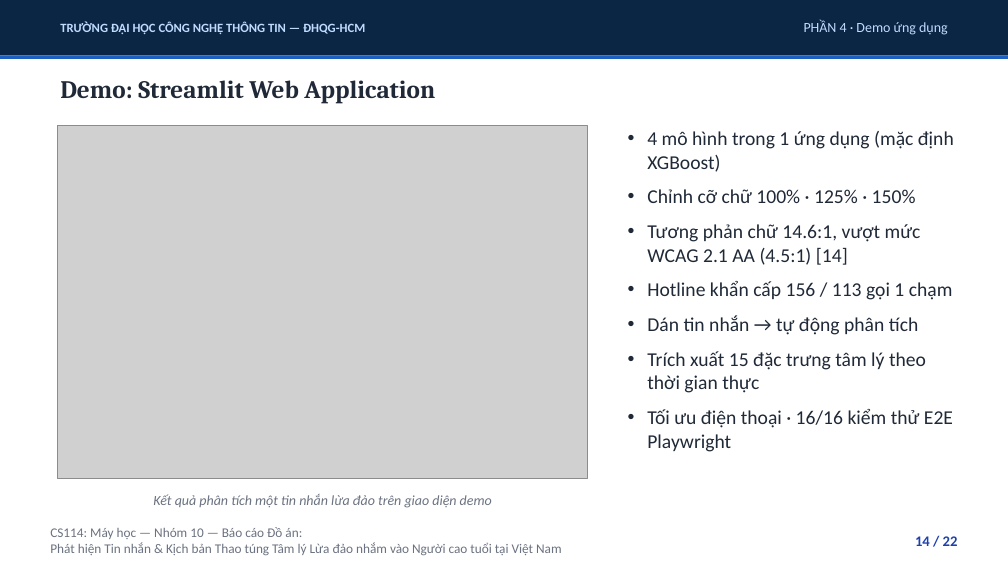
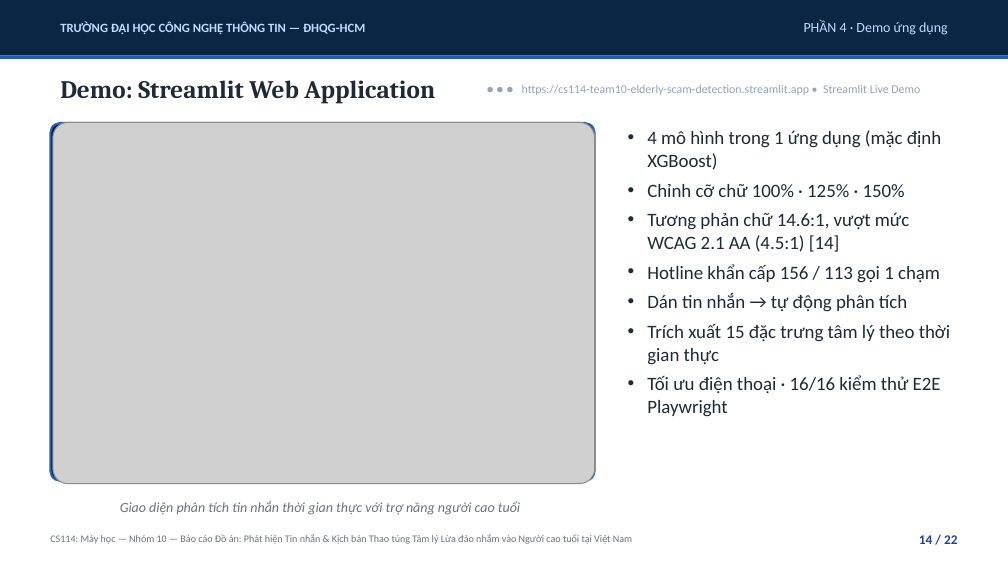
Before and after one commit to uit-25730067-chithanh/CS114-Team10-Elderly-Scam-Detection, a slide deck: slide 14 of draft/scam-detection/reports/slides/phase09_presentation.pptx. Drawn at 1008x567 pixels with LibreOffice and Linux fonts; fonts in the diff are those of the drawing; grey boxes stand for pictures. Boxes give left, top, right and bottom in pixels: in the first picture for what was removed or moved away, otherwise in the second. Text is boxed around its words. In the diff, an @@ line names an element or a change of style, - is before the commit and + after.

Commit message:
feat(phase09): finalize slide presentation layout and export official pptx and pdf
- Refine Slide 1 layout with resized logo, natural semantic line breaks, and balanced attribution rhythm
- Update section divider titles (Slide 5, 9, 13, 15, 19) to clean single-line titles
- Adjust Slide 12 SHAP bounding boxes and add official figure caption
- Tune Slide 14 demo application feature bullet spacing and typography
- Export finalized PPTX and PDF deliverables after manual adjustments

```diff
--- a/draft/scam-detection/reports/slides/phase09_presentation.pptx
+++ b/draft/scam-detection/reports/slides/phase09_presentation.pptx
@@ text added at (x1=522, y1=85, x2=920, y2=95), 8.5 pt, text #94A3B8 @@
+● ● ● https://cs114-team10-elderly-scam-detection.streamlit.app • Streamlit Live Demo
@@ rounded rectangle added at (x1=50, y1=123, x2=595, y2=481), fill #0F172A, outline #1E5FC2 1.5 pt @@
@@ picture resized from (x1=57, y1=126, x2=587, y2=479) to (x1=52, y1=122, x2=595, y2=483) @@
@@ text "4 mô hình trong 1 ..." at (x1=647, y1=130, x2=950, y2=417): size 14 to 13.5 pt; less space between paragraphs @@
@@ text at (x1=120, y1=501, x2=520, y2=515): text changed @@
-Kết quả phân tích một tin nhắn lừa đảo trên giao diện demo
+Giao diện phân tích tin nhắn thời gian thực với trợ năng người cao tuổi
@@ text at (x1=50, y1=534, x2=632, y2=544): text changed; size 9.5 to 7.2 pt @@
-CS114: Máy học — Nhóm 10 — Báo cáo Đồ án:
-Phát hiện Tin nhắn & Kịch bản Thao túng Tâm lý Lừa đảo nhắm vào Người cao tuổi tại Việt Nam
+CS114: Máy học — Nhóm 10 — Báo cáo Đồ án: Phát hiện Tin nhắn & Kịch bản Thao túng Tâm lý Lừa đảo nhắm vào Người cao tuổi tại Việt Nam
@@ text "14 / 22" at (x1=919, y1=535, x2=957, y2=544): size 10.5 to 9.5 pt @@
```
Also in this commit, not shown: 19 other slides changed, 2 slides added, 2 slides removed, 2 other files.
